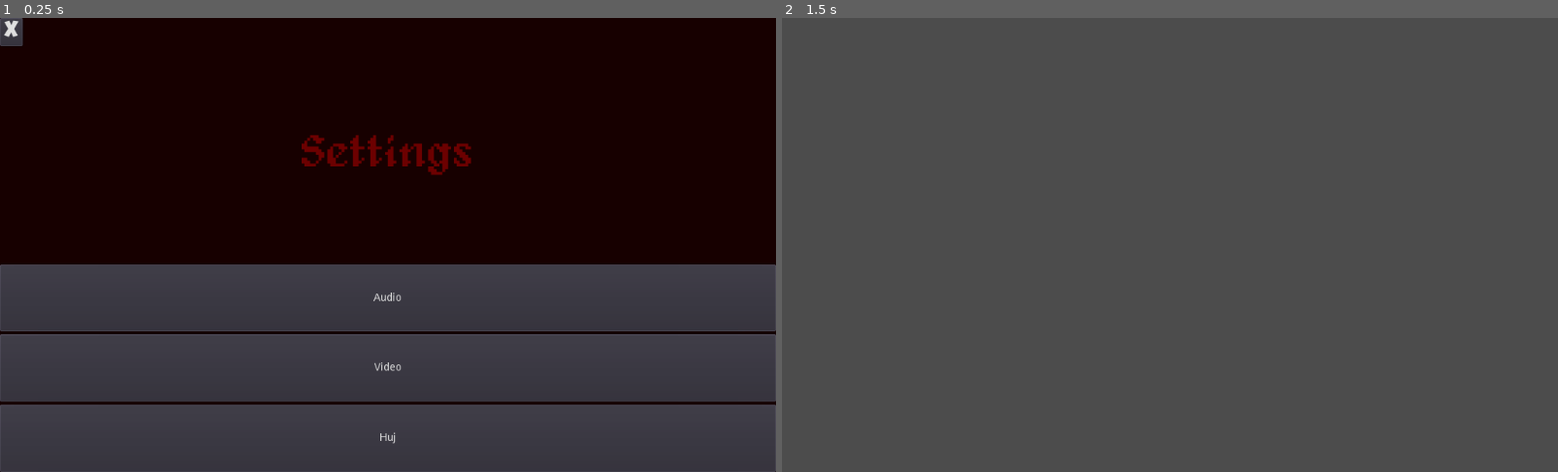
Above: before the commit, frames 1-2 (left to right).
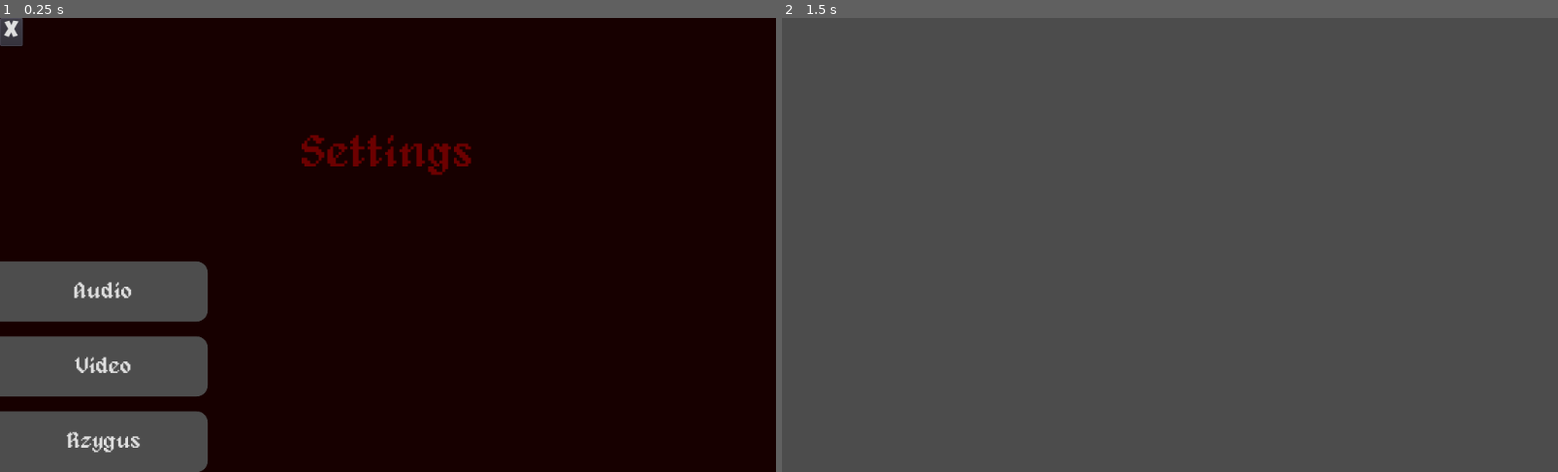
Above: after the commit, the same moments.

Repository: jptrzy/sklejka-byle-nie-odklejka
Game: Godot game, scene res://src/UI/SettingsMenu.tscn
Two runs of this game, one before a commit and one after it. Both use one fixed random seed, a clock stepped at 60 frames per second and the inputs below. This scene is started directly instead of the project's main scene.
Inputs:
- Up to frame 1 (0.25 s): no input
- Up to frame 2 (1.5 s): click "X" at 0.5 s; tap Enter at 1.25 s; hold Right (move_right) from 1.28 s (still down)

The runs differ from the first frame. In frame 1, 35% of the frame differs, in the area x 0-100%, y 53-100%; in frame 2, nothing differs.

Commit message:
settings

Diff:
--- a/src/UI/PauseMenu.tscn
+++ b/src/UI/PauseMenu.tscn
@@ -43,7 +43,7 @@
 margin_bottom = 600.0
 color = Color( 0.0941176, 0.00392157, 0.00392157, 1 )
 
-[node name="MarginContainer" type="MarginContainer" parent="."]
+[node name="MarginContainer" type="MarginContainer" parent="ColorRect"]
 margin_right = 1024.0
 margin_bottom = 600.0
 custom_constants/margin_right = 100
@@ -51,13 +51,13 @@
 custom_constants/margin_left = 100
 custom_constants/margin_bottom = 100
 
-[node name="VBoxContainer" type="VBoxContainer" parent="MarginContainer"]
+[node name="VBoxContainer" type="VBoxContainer" parent="ColorRect/MarginContainer"]
 margin_left = 100.0
 margin_top = 100.0
 margin_right = 924.0
 margin_bottom = 500.0
 
-[node name="Label" type="Label" parent="MarginContainer/VBoxContainer"]
+[node name="Label" type="Label" parent="ColorRect/MarginContainer/VBoxContainer"]
 margin_top = 70.0
 margin_right = 824.0
 margin_bottom = 127.0
@@ -69,7 +69,7 @@
 align = 1
 valign = 1
 
-[node name="VBoxContainer" type="VBoxContainer" parent="MarginContainer/VBoxContainer"]
+[node name="VBoxContainer" type="VBoxContainer" parent="ColorRect/MarginContainer/VBoxContainer"]
 margin_top = 202.0
 margin_right = 824.0
 margin_bottom = 400.0
@@ -77,7 +77,7 @@
 size_flags_vertical = 3
 custom_constants/separation = 15
 
-[node name="MarginContainer" type="MarginContainer" parent="MarginContainer/VBoxContainer/VBoxContainer"]
+[node name="MarginContainer" type="MarginContainer" parent="ColorRect/MarginContainer/VBoxContainer/VBoxContainer"]
 margin_right = 824.0
 margin_bottom = 56.0
 size_flags_horizontal = 3
@@ -87,7 +87,7 @@
 custom_constants/margin_left = 250
 custom_constants/margin_bottom = 0
 
-[node name="Play" type="Button" parent="MarginContainer/VBoxContainer/VBoxContainer/MarginContainer"]
+[node name="Play" type="Button" parent="ColorRect/MarginContainer/VBoxContainer/VBoxContainer/MarginContainer"]
 margin_left = 250.0
 margin_right = 574.0
 margin_bottom = 56.0
@@ -100,7 +100,7 @@
 custom_styles/normal = SubResource( 5 )
 text = "Resume"
 
-[node name="MarginContainer2" type="MarginContainer" parent="MarginContainer/VBoxContainer/VBoxContainer"]
+[node name="MarginContainer2" type="MarginContainer" parent="ColorRect/MarginContainer/VBoxContainer/VBoxContainer"]
 margin_top = 71.0
 margin_right = 824.0
 margin_bottom = 127.0
@@ -111,7 +111,7 @@
 custom_constants/margin_left = 250
 custom_constants/margin_bottom = 0
 
-[node name="Credits" type="Button" parent="MarginContainer/VBoxContainer/VBoxContainer/MarginContainer2"]
+[node name="Credits" type="Button" parent="ColorRect/MarginContainer/VBoxContainer/VBoxContainer/MarginContainer2"]
 margin_left = 250.0
 margin_right = 574.0
 margin_bottom = 56.0
@@ -124,7 +124,7 @@
 custom_styles/normal = SubResource( 5 )
 text = "Options"
 
-[node name="MarginContainer3" type="MarginContainer" parent="MarginContainer/VBoxContainer/VBoxContainer"]
+[node name="MarginContainer3" type="MarginContainer" parent="ColorRect/MarginContainer/VBoxContainer/VBoxContainer"]
 margin_top = 142.0
 margin_right = 824.0
 margin_bottom = 198.0
@@ -135,7 +135,7 @@
 custom_constants/margin_left = 250
 custom_constants/margin_bottom = 0
 
-[node name="Quit" type="Button" parent="MarginContainer/VBoxContainer/VBoxContainer/MarginContainer3"]
+[node name="Quit" type="Button" parent="ColorRect/MarginContainer/VBoxContainer/VBoxContainer/MarginContainer3"]
 margin_left = 250.0
 margin_right = 574.0
 margin_bottom = 56.0
@@ -148,6 +148,6 @@
 custom_styles/normal = SubResource( 5 )
 text = "Quit"
 
-[connection signal="pressed" from="MarginContainer/VBoxContainer/VBoxContainer/MarginContainer/Play" to="." method="_on_Play_pressed"]
-[connection signal="pressed" from="MarginContainer/VBoxContainer/VBoxContainer/MarginContainer2/Credits" to="." method="_on_Credits_pressed"]
-[connection signal="pressed" from="MarginContainer/VBoxContainer/VBoxContainer/MarginContainer3/Quit" to="." method="_on_Quit_pressed"]
+[connection signal="pressed" from="ColorRect/MarginContainer/VBoxContainer/VBoxContainer/MarginContainer/Play" to="." method="_on_Play_pressed"]
+[connection signal="pressed" from="ColorRect/MarginContainer/VBoxContainer/VBoxContainer/MarginContainer2/Credits" to="." method="_on_Credits_pressed"]
+[connection signal="pressed" from="ColorRect/MarginContainer/VBoxContainer/VBoxContainer/MarginContainer3/Quit" to="." method="_on_Quit_pressed"]
--- a/src/UI/SettingsMenu.tscn
+++ b/src/UI/SettingsMenu.tscn
@@ -13,6 +13,25 @@
 size = 60
 outline_color = Color( 0.427451, 0, 0, 1 )
 font_data = ExtResource( 1 )
+
+[sub_resource type="DynamicFont" id=3]
+size = 30
+font_data = ExtResource( 1 )
+
+[sub_resource type="StyleBoxFlat" id=4]
+bg_color = Color( 0.607843, 0.607843, 0.607843, 1 )
+corner_radius_top_right = 15
+corner_radius_bottom_right = 15
+
+[sub_resource type="StyleBoxFlat" id=5]
+bg_color = Color( 0.266667, 0.266667, 0.266667, 1 )
+corner_radius_top_right = 15
+corner_radius_bottom_right = 15
+
+[sub_resource type="StyleBoxFlat" id=6]
+bg_color = Color( 0.305882, 0.305882, 0.305882, 1 )
+corner_radius_top_right = 15
+corner_radius_bottom_right = 15
 
 [node name="SettingsMenu" type="Node2D"]
 script = ExtResource( 2 )
@@ -61,29 +80,71 @@
 margin_bottom = 600.0
 size_flags_horizontal = 3
 size_flags_vertical = 3
+custom_constants/separation = 20
 
 [node name="MarginContainer" type="MarginContainer" parent="ColorRect/MarginContainer/VBoxContainer/VBoxContainer"]
 margin_right = 1024.0
+margin_bottom = 79.0
+size_flags_horizontal = 3
+size_flags_vertical = 3
+custom_constants/margin_right = 750
+custom_constants/margin_top = 0
+custom_constants/margin_left = 0
+custom_constants/margin_bottom = 0
 
-[node name="Button" type="Button" parent="ColorRect/MarginContainer/VBoxContainer/VBoxContainer"]
-margin_top = 4.0
-margin_right = 1024.0
-margin_bottom = 92.0
+[node name="Play" type="Button" parent="ColorRect/MarginContainer/VBoxContainer/VBoxContainer/MarginContainer"]
+margin_right = 274.0
+margin_bottom = 79.0
+size_flags_horizontal = 3
 size_flags_vertical = 3
+custom_fonts/font = SubResource( 3 )
+custom_styles/hover = SubResource( 4 )
+custom_styles/pressed = SubResource( 5 )
+custom_styles/normal = SubResource( 6 )
 text = "Audio"
 
-[node name="Button2" type="Button" parent="ColorRect/MarginContainer/VBoxContainer/VBoxContainer"]
-margin_top = 96.0
+[node name="MarginContainer2" type="MarginContainer" parent="ColorRect/MarginContainer/VBoxContainer/VBoxContainer"]
+margin_top = 99.0
 margin_right = 1024.0
-margin_bottom = 185.0
+margin_bottom = 178.0
+size_flags_horizontal = 3
 size_flags_vertical = 3
+custom_constants/margin_right = 750
+custom_constants/margin_top = 0
+custom_constants/margin_left = 0
+custom_constants/margin_bottom = 0
+
+[node name="Credits" type="Button" parent="ColorRect/MarginContainer/VBoxContainer/VBoxContainer/MarginContainer2"]
+margin_right = 274.0
+margin_bottom = 79.0
+size_flags_horizontal = 3
+size_flags_vertical = 3
+custom_fonts/font = SubResource( 3 )
+custom_styles/hover = SubResource( 4 )
+custom_styles/pressed = SubResource( 5 )
+custom_styles/normal = SubResource( 6 )
 text = "Video"
 
-[node name="Button3" type="Button" parent="ColorRect/MarginContainer/VBoxContainer/VBoxContainer"]
-margin_top = 189.0
+[node name="MarginContainer3" type="MarginContainer" parent="ColorRect/MarginContainer/VBoxContainer/VBoxContainer"]
+margin_top = 198.0
 margin_right = 1024.0
 margin_bottom = 278.0
+size_flags_horizontal = 3
 size_flags_vertical = 3
-text = "Huj"
+custom_constants/margin_right = 750
+custom_constants/margin_top = 0
+custom_constants/margin_left = 0
+custom_constants/margin_bottom = 0
+
+[node name="Quit" type="Button" parent="ColorRect/MarginContainer/VBoxContainer/VBoxContainer/MarginContainer3"]
+margin_right = 274.0
+margin_bottom = 80.0
+size_flags_horizontal = 3
+size_flags_vertical = 3
+custom_fonts/font = SubResource( 3 )
+custom_styles/hover = SubResource( 4 )
+custom_styles/pressed = SubResource( 5 )
+custom_styles/normal = SubResource( 6 )
+text = "Rzygus"
 
 [connection signal="pressed" from="ColorRect/MarginContainer/VBoxContainer/Button" to="." method="_on_Button_pressed"]
Not shown: 1 places in src/UI/SettingsMenu.tscn that only renumber resources
